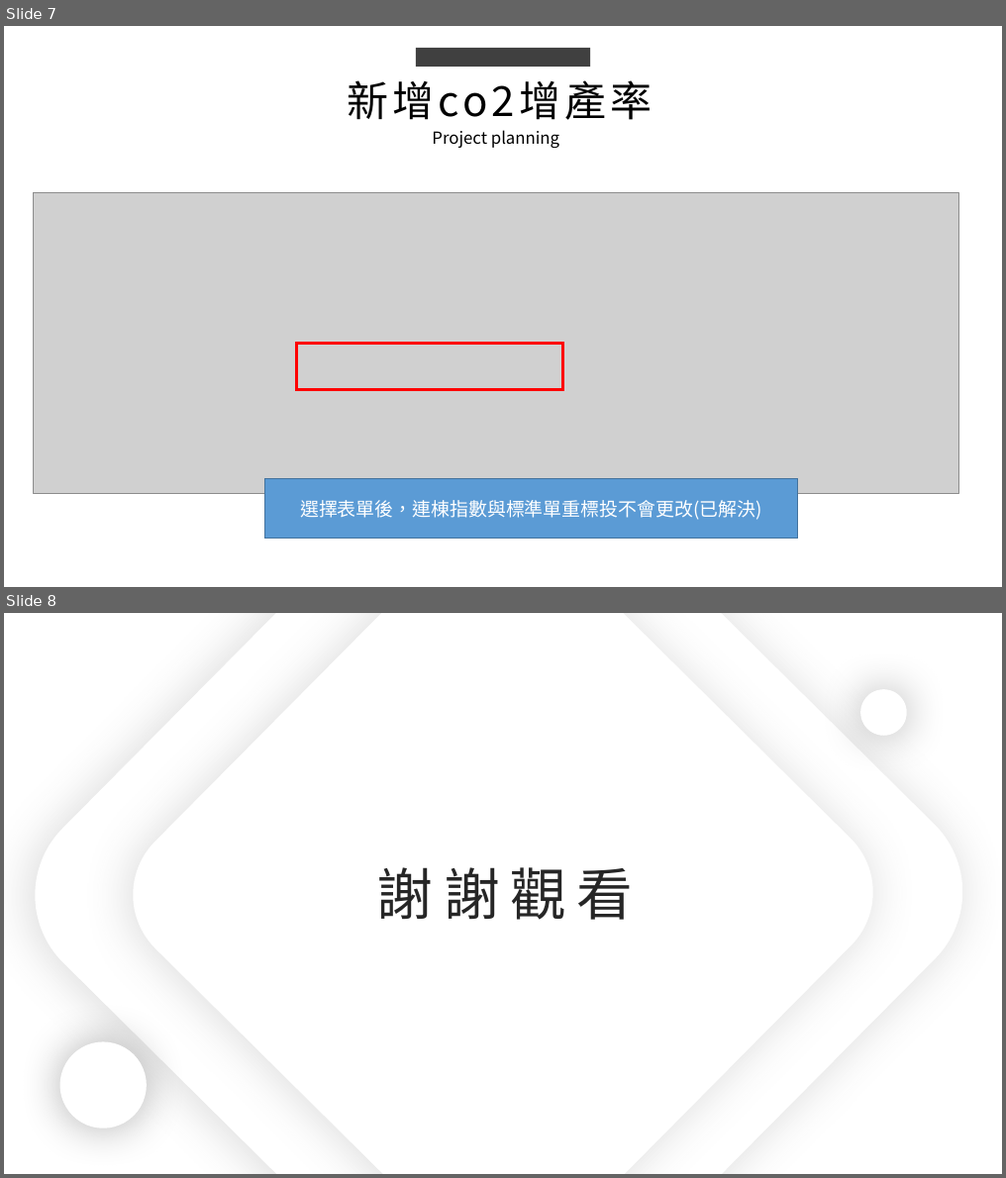
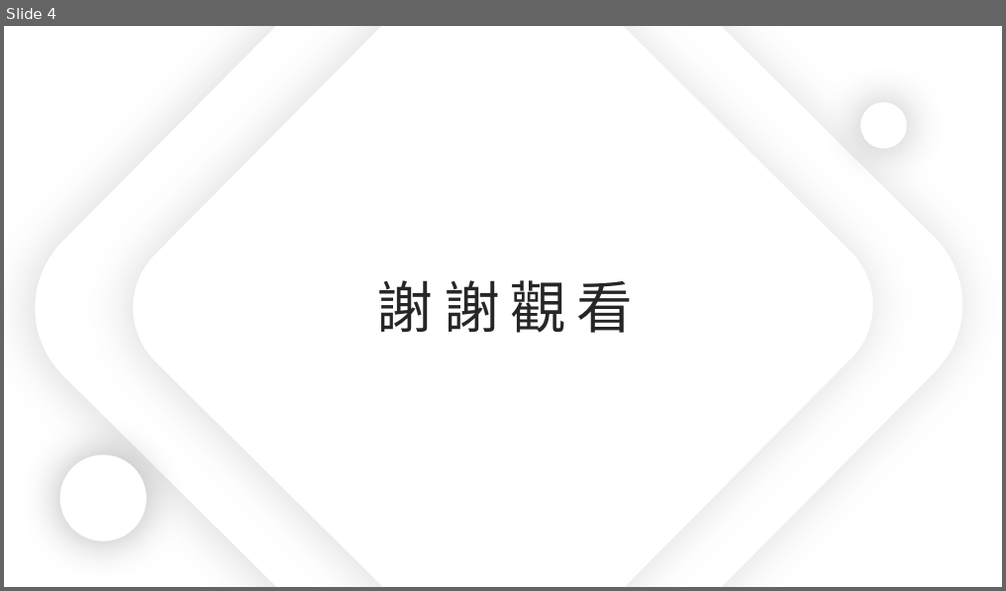
Before and after one commit to king637324/KnowledgeGreenhouseSystem, a slide deck: 工作日報_葉柏漢/2021.10/2021.10.22(加班)_2021.10.25工作日報_葉柏漢 - 複製.pptx. Shown one above the other, each under a label of ours: slides 7 and 8 before the commit, slide 4 after it. The pictures are 1006x1178 and 1006x591 pixels, drawn with LibreOffice and Linux fonts; fonts in the diff are those of the drawing; grey boxes stand for pictures. Boxes give left, top, right and bottom in pixels: in the first picture for what was removed or moved away, otherwise in the second. Text is boxed around its words. In the diff, an @@ line names an element or a change of style, - is before the commit and + after.

```diff
--- a/工作日報_葉柏漢/2021.10/2021.10.22(加班)_2021.10.25工作日報_葉柏漢 - 複製.pptx
+++ b/工作日報_葉柏漢/2021.10/2021.10.22(加班)_2021.10.25工作日報_葉柏漢 - 複製.pptx
@@ slide 7 removed at (4, 26, 1002, 587), background #FFFFFF @@
@@ rectangle removed at (416, 48, 590, 67) @@
@@ text removed at (347, 80, 434, 120) @@
-新增co2增產率
@@ text removed at (432, 130, 559, 148) @@
-Project planning
@@ picture removed at (33, 193, 958, 494) @@
@@ rectangle removed at (297, 344, 562, 390) @@
@@ rectangle removed at (264, 479, 798, 539) @@
-選擇表單後，連棟指數與標準單重標投不會更改(已解決)
@@ what was slide 8 is now slide 4 @@
```
Also in this commit, not shown: 3 slides changed, 3 other slides removed, 2 other files.
